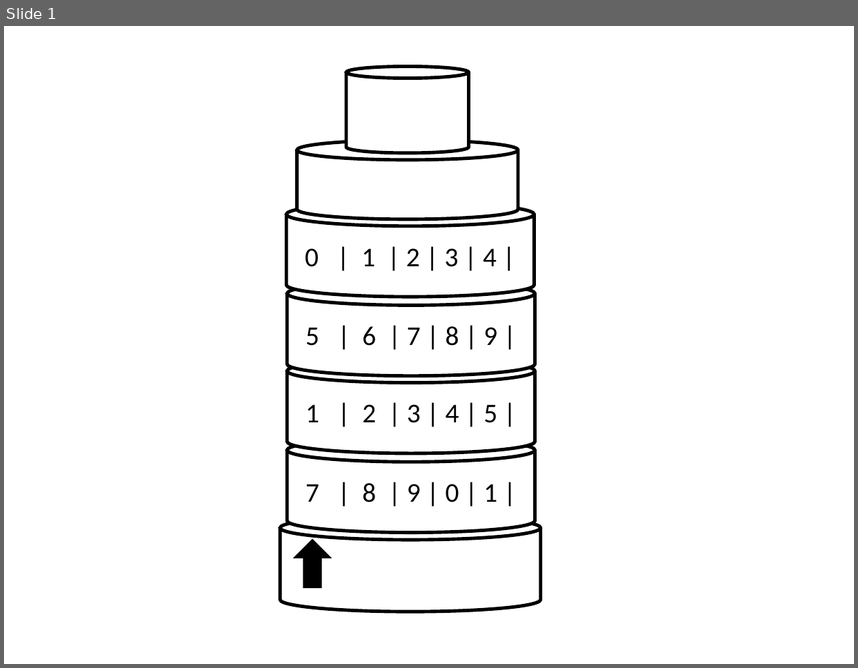
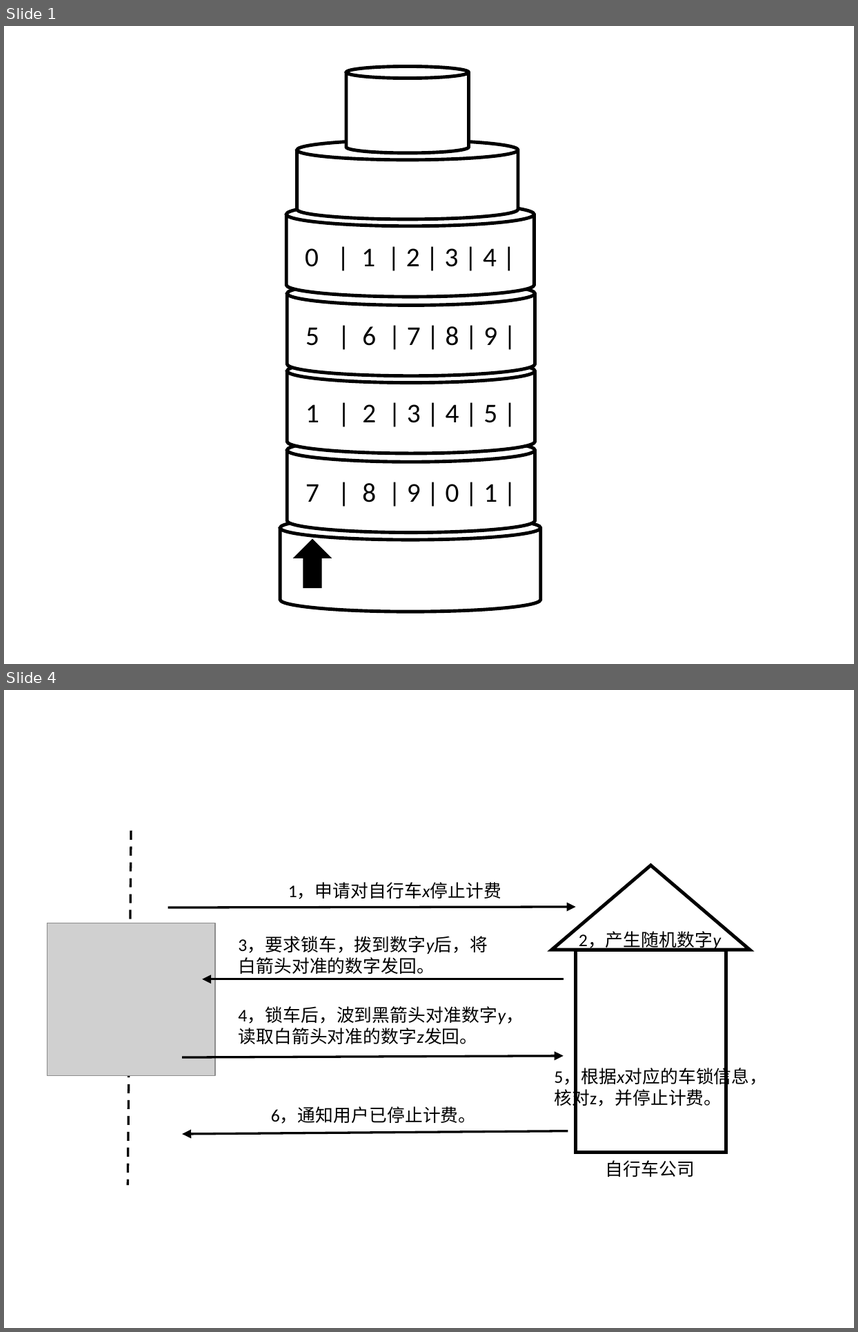
Before and after one commit to hanxiaopeng1992/unplugged, a slide deck: digit-lock/img/digit-lock.pptx. Shown one above the other, each under a label of ours: slide 1 before the commit, slides 1 and 4 after it; the slides between them are not shown. The pictures are 858x668 and 858x1332 pixels, drawn with LibreOffice and Linux fonts; fonts in the diff are those of the drawing; grey boxes stand for pictures. Boxes give left, top, right and bottom in pixels: in the first picture for what was removed or moved away, otherwise in the second. Text is boxed around its words. In the diff, an @@ line names an element or a change of style, - is before the commit and + after.

```diff
--- a/digit-lock/img/digit-lock.pptx
+++ b/digit-lock/img/digit-lock.pptx
@@ slide 4 added at (4,690,854,1328), background #FFFFFF @@
@@ line added from (131, 831) to (128, 1185), #000000 1.5 pt dashed @@
@@ triangle added at (552,866,750,950), fill #FFFFFF, outline #000000 2.25 pt @@
@@ text added at (288,883,501,899), 11.8 pt, text #000000 @@
+1，申请对自行车x停止计费
@@ arrow added from (168, 908) to (575, 907), #000000 1.5 pt @@
@@ picture added at (47,923,215,1076) @@
@@ text added at (238,936,487,974), 11.8 pt, text #000000 @@
+3，要求锁车，拨到数字y后，将
+白箭头对准的数字发回。
@@ text added at (579,931,721,950), 11.8 pt, text #000000 @@
+2，产生随机数字y
@@ rectangle added at (575,949,725,1152), fill #FFFFFF, outline #000000 2.25 pt @@
@@ arrow added from (564, 980) to (203, 980), #000000 1.5 pt @@
@@ text added at (238,1007,523,1044), 11.8 pt, text #000000 @@
+4，锁车后，波到黑箭头对准数字y，
+读取白箭头对准的数字z发回。
@@ arrow added from (182, 1058) to (564, 1056), #000000 1.5 pt @@
@@ text added at (554,1068,767,1109), 11.8 pt, text #000000 @@
+5，根据x对应的车锁信息，
+核对z，并停止计费。
@@ text added at (271,1107,477,1123), 11.8 pt, text #000000 @@
+6，通知用户已停止计费。
@@ arrow added from (568, 1130) to (182, 1134), #000000 1.5 pt @@
@@ text added at (606,1160,695,1176), 11.8 pt, text #000000 @@
+自行车公司
```
Also in this commit, not shown: 2 other slides added, 5 other files.
